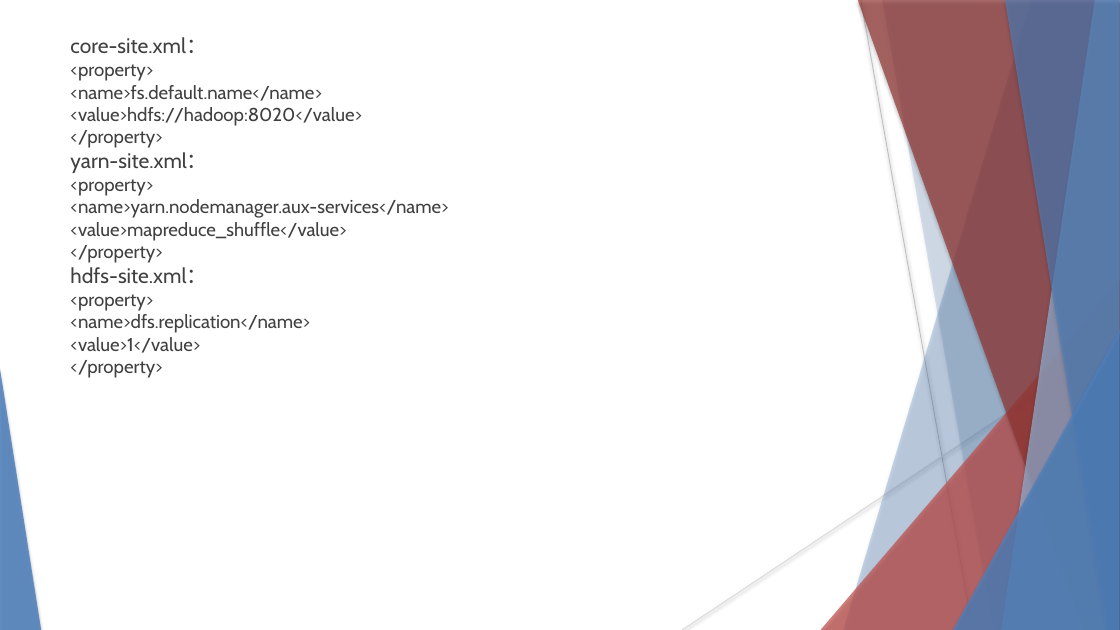
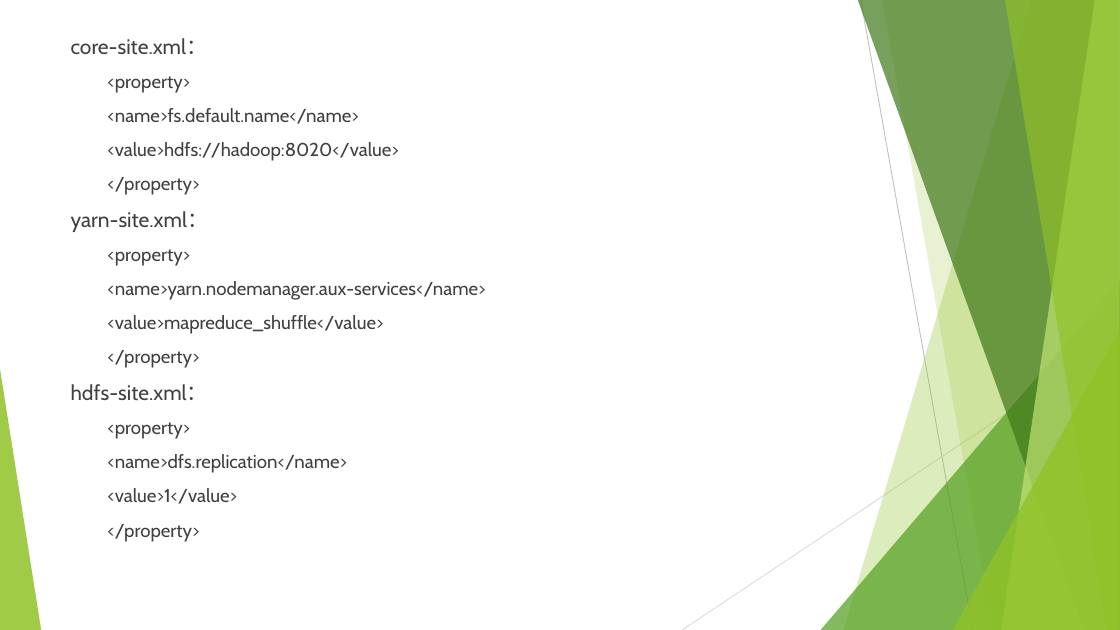
Before and after one commit to YunKillerE/learning-record, a slide deck: slide 48 of HADOOP.pptx. Drawn at 1120x630 pixels with LibreOffice and Linux fonts; fonts in the diff are those of the drawing. Boxes give left, top, right and bottom in pixels: in the first picture for what was removed or moved away, otherwise in the second. Text is boxed around its words. In the diff, an @@ line names an element or a change of style, - is before the commit and + after.

Commit message:
modify hadoop.pptx error

```diff
--- a/HADOOP.pptx
+++ b/HADOOP.pptx
@@ text "core-site.xml：" at (71, 38, 485, 542): more space between paragraphs; list level 1 to 2 in "<property>"; list level 1 to 2 in "<name>fs.default.name</name>"; list level 1 to 2 in "<value>hdfs://hadoop:8020</value>"; list level 1 to 2 in "</property>"; list level 1 to 2 in "<name>yarn.nodemanager.aux-services</name>"; list level 1 to 2 in "<value>mapreduce_shuffle</value>"; list level 1 to 2 in "<name>dfs.replication</name>"; list level 1 to 2 in "<value>1</value>" @@
@@ freeform shape at (844, 0, 1120, 630): fill #4F81BD at 30% opacity to #90C226 at 30% opacity; shadow off @@
@@ freeform shape at (858, 0, 1120, 630): fill #953735 at 70% opacity to #3F7819 at 70% opacity; shadow off @@
@@ line (861, 0) - (973, 630): stroke #BFBFBF 0.74 pt to #BFBFBF 0.75 pt @@
@@ freeform shape at (882, 0, 1120, 630): fill #4F81BD at 20% opacity to #90C226 at 20% opacity; shadow off; outline redrawn @@
@@ freeform shape at (1002, 0, 1120, 630): fill #95B3D7 at 70% opacity to #C0E474 at 70% opacity; shadow off @@
@@ freeform shape at (1005, 0, 1120, 630): fill #4F81BD at 65% opacity to #90C226 at 65% opacity; shadow off @@
@@ triangle at (821, 280, 1120, 630): fill #C0504D at 72% opacity to #54A021 at 72% opacity; shadow off @@
@@ line (1120, 339) - (682, 630): stroke #D9D9D9 0.74 pt to #D9D9D9 0.75 pt @@
@@ triangle at (953, 330, 1120, 630): fill #4F81BD at 80% opacity to #90C226 at 80% opacity; shadow off @@
@@ triangle at (0, 369, 41, 630): fill #4F81BD at 85% opacity to #90C226 at 85% opacity; shadow off @@
```
Also in this commit, not shown: 52 other slides changed, 1 other file.
